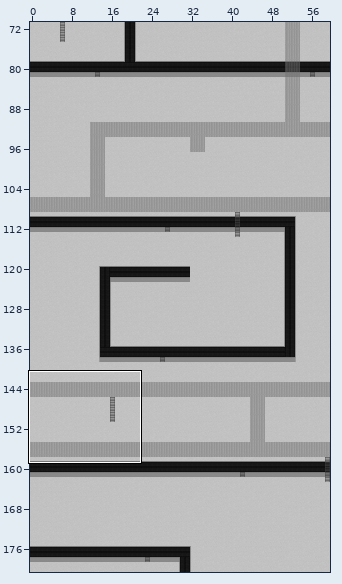
Tiled map (JSON): main/resources/worlds/FactoryFloor.json. Above: a wide view before the commit, with the close-up outlined.
Close-up. As it was:
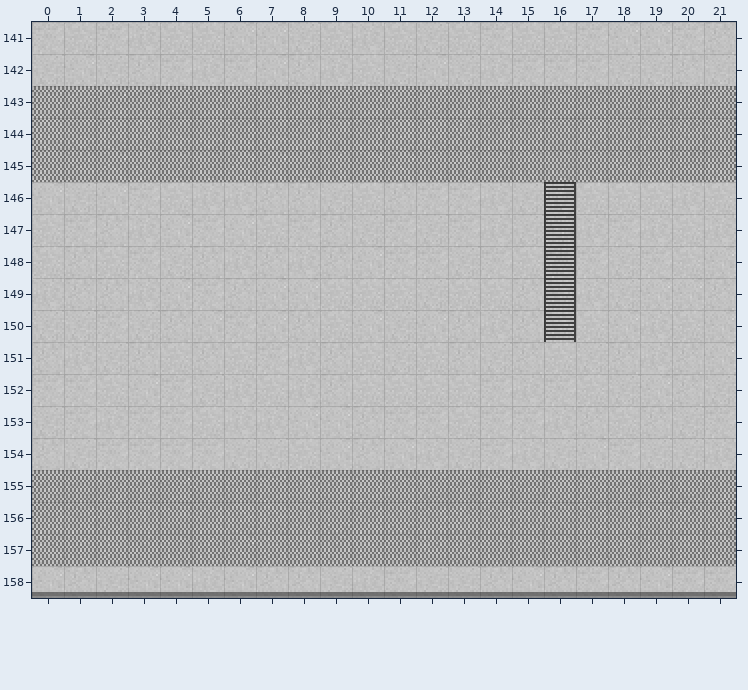
Cells are 16x16 px. Shown: x 0..21, y 141..158. The commit also changed other parts of the map, which this record leaves out.
Now the later version:
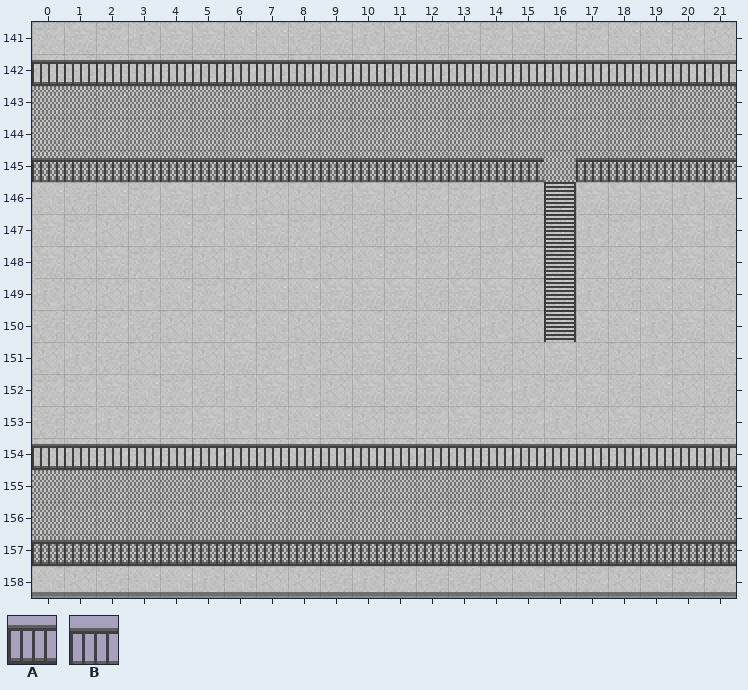
Key: from "Cat": A 49, B 82.
_ is an empty cell.
Tiles of an added or newly shown layer are drawn over the layers below it.
Change:
Layer "Rails" (added):
Tile A now appears in row 142 at x 0 to 21; in row 154 at x 0 to 21; in row 157 at x 0 to 21.
Tile B now appears in row 145 at x 0 to 15 and 17 to 21.
Where, in picture pixels (left, top, right, bottom), the same in both close-ups:
added: (32, 60, 736, 86)
added: (32, 158, 544, 182)
added: (576, 158, 736, 182)
added: (32, 444, 736, 470)
added: (32, 540, 736, 566)
